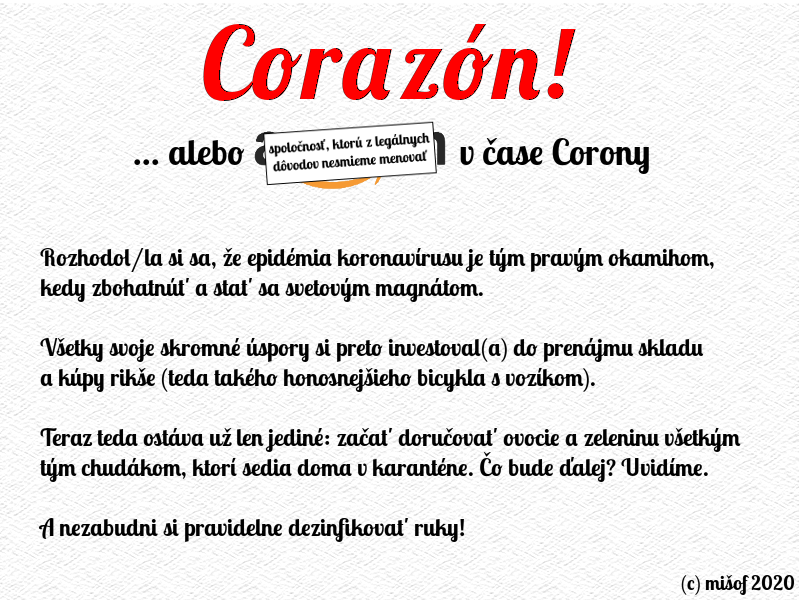
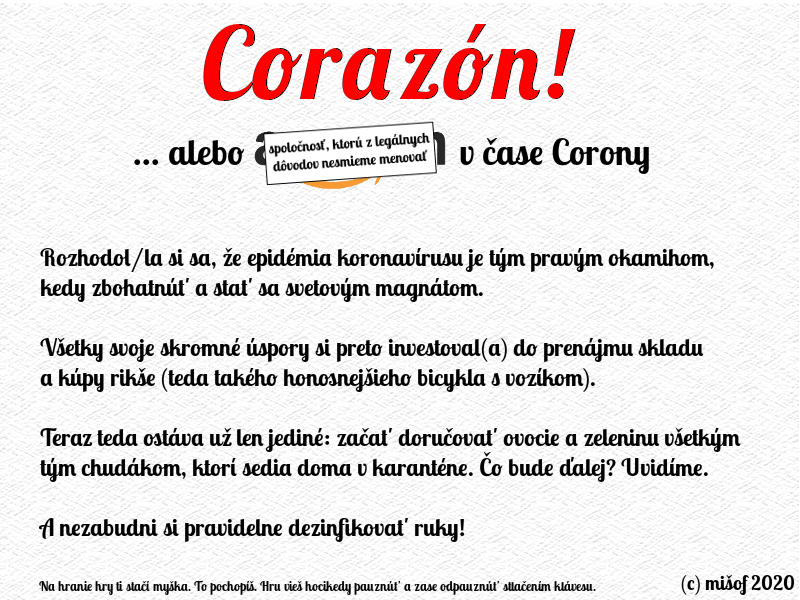
Comparing the layer stacks of the two 800px x 600px images. Changes:
added layer "Na hranie hry ti stačí myška. ..." above "Rozhodol/la si sa, že epidémia..." over [39, 580, 596, 595]
